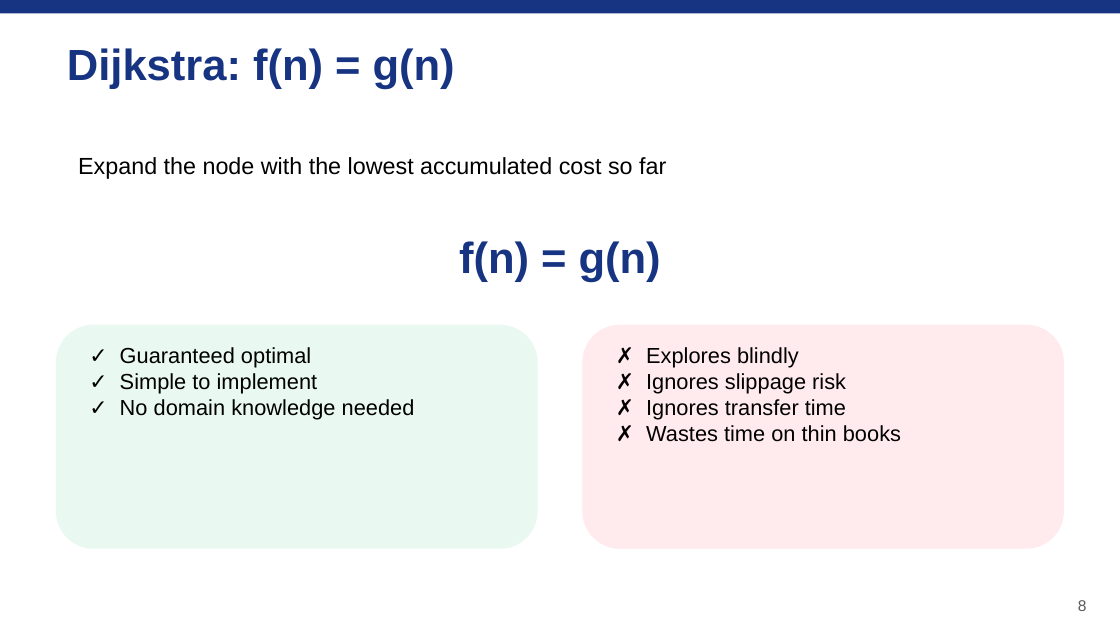
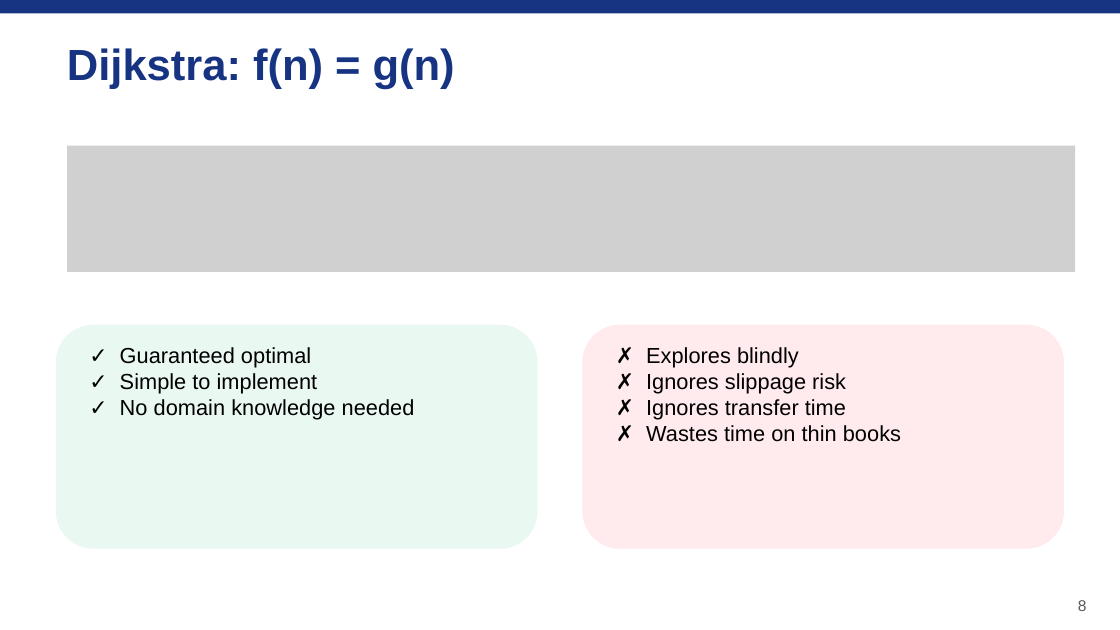
Before and after one commit to kevinl03/Stablecoin-CrossExchange-Arbitrage, a slide deck: slide 8 of astar_arbitrage_deck.pptx. Drawn at 1120x630 pixels with LibreOffice and Linux fonts; fonts in the diff are those of the drawing; grey boxes stand for pictures. Boxes give left, top, right and bottom in pixels: in the first picture for what was removed or moved away, otherwise in the second. Text is boxed around its words. In the diff, an @@ line names an element or a change of style, - is before the commit and + after.

```diff
--- a/astar_arbitrage_deck.pptx
+++ b/astar_arbitrage_deck.pptx
@@ picture added at box(67, 146, 1075, 272) @@
@@ text removed at box(78, 157, 666, 179) @@
-Expand the node with the lowest accumulated cost so far
@@ text removed at box(459, 241, 661, 282) @@
-f(n) = g(n)
```
Also in this commit, not shown: 2 other slides changed.
